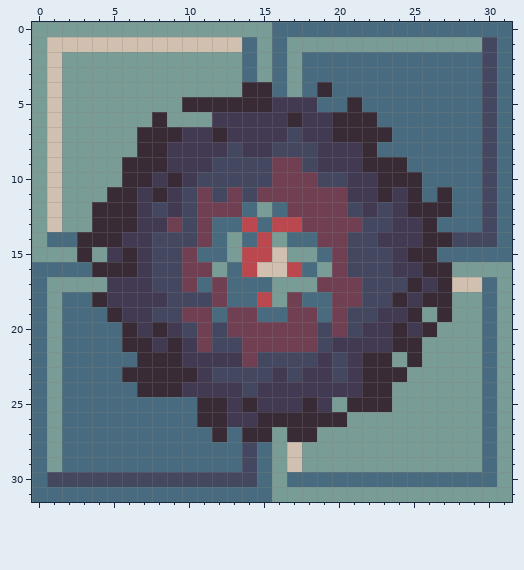
Pixel-art file -- assets/art/goal.aseprite. That is the earlier state.
32x32 pixels, 1 frame.
The result:
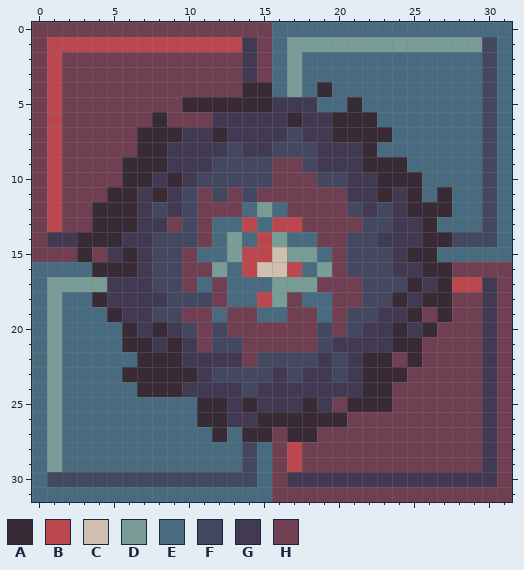
Palette (. is transparent): A #392b35  B #bb474f  C #d1bfb0  D #7a9c96  E #486b7f  F #444760  G #423952  H #713f52
The exact change:
{"where": "layer \"Layer 1\""}
{"y":0,"x":0,"old":"DDDDDDDDDDDDDDDD","new":"HHHHHHHHHHHHHHHH"}
{"y":1,"x":0,"old":"DCCCCCCCCCCCCCED","new":"HBBBBBBBBBBBBBGH"}
{"y":2,"x":0,"old":"DCDDDDDDDDDDDDED","new":"HBHHHHHHHHHHHHGH"}
{"y":3,"x":0,"old":"DCDDDDDDDDDDDDED","new":"HBHHHHHHHHHHHHGH"}
{"y":4,"x":0,"old":"DCDDDDDDDDDDDD","new":"HBHHHHHHHHHHHH"}
{"y":5,"x":0,"old":"DCDDDDDDDD","new":"HBHHHHHHHH"}
{"y":6,"x":0,"old":"DCDDDDDD","new":"HBHHHHHH"}
{"y":6,"x":9,"old":"DDD","new":"HHH"}
{"y":7,"x":0,"old":"DCDDDDD","new":"HBHHHHH"}
{"y":8,"x":0,"old":"DCDDDDD","new":"HBHHHHH"}
{"y":9,"x":0,"old":"DCDDDD","new":"HBHHHH"}
{"y":10,"x":0,"old":"DCDDDD","new":"HBHHHH"}
{"y":11,"x":0,"old":"DCDDD","new":"HBHHH"}
{"y":12,"x":0,"old":"DCDD","new":"HBHH"}
{"y":13,"x":0,"old":"DCDD","new":"HBHH"}
{"y":14,"x":0,"old":"DEE","new":"HGG"}
{"y":15,"x":0,"old":"DDD","new":"HHH"}
{"y":15,"x":4,"old":"D","new":"H"}
{"y":16,"x":28,"old":"DDDD","new":"HHHH"}
{"y":17,"x":28,"old":"CCED","new":"BBGH"}
{"y":18,"x":28,"old":"DDED","new":"HHGH"}
{"y":19,"x":26,"old":"D","new":"H"}
{"y":19,"x":28,"old":"DDED","new":"HHGH"}
{"y":20,"x":27,"old":"DDDED","new":"HHHGH"}
{"y":21,"x":26,"old":"DDDDED","new":"HHHHGH"}
{"y":22,"x":24,"old":"D","new":"H"}
{"y":22,"x":26,"old":"DDDDED","new":"HHHHGH"}
{"y":23,"x":25,"old":"DDDDDED","new":"HHHHHGH"}
{"y":24,"x":24,"old":"DDDDDDED","new":"HHHHHHGH"}
{"y":25,"x":20,"old":"D","new":"H"}
{"y":25,"x":24,"old":"DDDDDDED","new":"HHHHHHGH"}
{"y":26,"x":21,"old":"DDDDDDDDDED","new":"HHHHHHHHHGH"}
{"y":27,"x":16,"old":"D","new":"H"}
{"y":27,"x":19,"old":"DDDDDDDDDDDED","new":"HHHHHHHHHHHGH"}
{"y":28,"x":16,"old":"DCDDDDDDDDDDDDED","new":"HBHHHHHHHHHHHHGH"}
{"y":29,"x":16,"old":"DCDDDDDDDDDDDDED","new":"HBHHHHHHHHHHHHGH"}
{"y":30,"x":16,"old":"DEEEEEEEEEEEEEED","new":"HGGGGGGGGGGGGGGH"}
{"y":31,"x":16,"old":"DDDDDDDDDDDDDDDD","new":"HHHHHHHHHHHHHHHH"}
{"label":"changed","picture_box":[32,22,272,262]}
{"label":"changed","picture_box":[272,262,512,502]}
